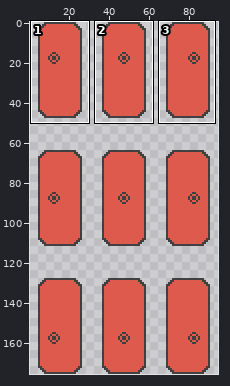
One commit to this pixel-art file: assets/actor/enemy/aseprite/enemy.aseprite. The picture above shows the old version from afar; the outline marks the close-up.
Close-up. Before the commit:
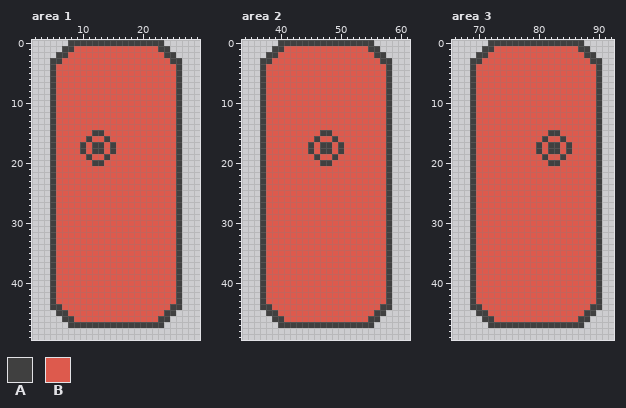
96x176 pixels, 1 frame. Shown: area 1: x 2..29, y 0..49; area 2: x 34..61, y 0..49; area 3: x 66..92, y 0..49. The wide view leaves out empty margins. The commit also changed other parts of the picture, which this record leaves out.
Palette (. is transparent): A #404040  B #dd5a4d
After:
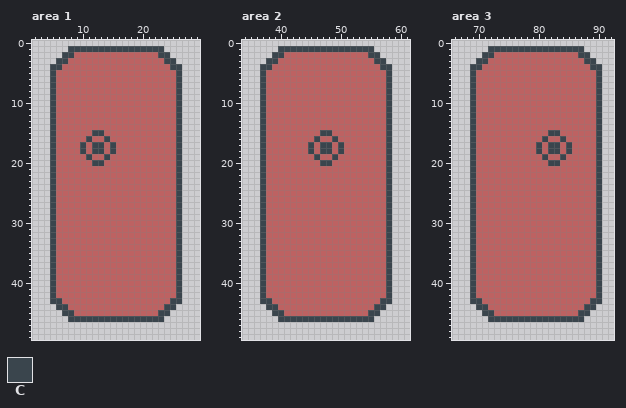
Colours new in this view: C #3a454d
The edit:
colour B: #dd5a4d -> #bd6262
Area 1:
y 0: x 8..23 AAAAAAAAAAAAAAAA -> ................
y 1: x 7..24 AABBBBBBBBBBBBBBAA -> .CCCCCCCCCCCCCCCC.
y 2: x 6..8 AAB -> .CC; x 23..25 BAA -> CC.
y 3: x 5..7 AAB -> .CC; x 24..26 BAA -> CC.
y 4: x 5..6 AB -> CC; x 25..26 BA -> CC
y 5..14: x 5 A -> C; x 26 A -> C
y 15: x 5 A -> C; x 12..13 AA -> CC; x 26 A -> C
y 16: x 5 A -> C; x 11 A -> C; x 14 A -> C; x 26 A -> C
y 17..18: x 5 A -> C; x 10 A -> C; x 12..13 AA -> CC; x 15 A -> C; x 26 A -> C
y 19: x 5 A -> C; x 11 A -> C; x 14 A -> C; x 26 A -> C
y 20: x 5 A -> C; x 12..13 AA -> CC; x 26 A -> C
y 21..42: x 5 A -> C; x 26 A -> C
y 43: x 5..6 AB -> CC; x 25..26 BA -> CC
y 44: x 5..7 AAB -> .CC; x 24..26 BAA -> CC.
y 45: x 6..8 AAB -> .CC; x 23..25 BAA -> CC.
y 46: x 7..24 AABBBBBBBBBBBBBBAA -> .CCCCCCCCCCCCCCCC.
y 47: x 8..23 AAAAAAAAAAAAAAAA -> ................
Area 2:
y 0: x 40..55 AAAAAAAAAAAAAAAA -> ................
y 1: x 39..56 AABBBBBBBBBBBBBBAA -> .CCCCCCCCCCCCCCCC.
y 2: x 38..40 AAB -> .CC; x 55..57 BAA -> CC.
y 3: x 37..39 AAB -> .CC; x 56..58 BAA -> CC.
y 4: x 37..38 AB -> CC; x 57..58 BA -> CC
y 5..14: x 37 A -> C; x 58 A -> C
y 15: x 37 A -> C; x 47..48 AA -> CC; x 58 A -> C
y 16: x 37 A -> C; x 46 A -> C; x 49 A -> C; x 58 A -> C
y 17..18: x 37 A -> C; x 45 A -> C; x 47..48 AA -> CC; x 50 A -> C; x 58 A -> C
y 19: x 37 A -> C; x 46 A -> C; x 49 A -> C; x 58 A -> C
y 20: x 37 A -> C; x 47..48 AA -> CC; x 58 A -> C
y 21..42: x 37 A -> C; x 58 A -> C
y 43: x 37..38 AB -> CC; x 57..58 BA -> CC
y 44: x 37..39 AAB -> .CC; x 56..58 BAA -> CC.
y 45: x 38..40 AAB -> .CC; x 55..57 BAA -> CC.
y 46: x 39..56 AABBBBBBBBBBBBBBAA -> .CCCCCCCCCCCCCCCC.
y 47: x 40..55 AAAAAAAAAAAAAAAA -> ................
Area 3:
y 0: x 72..87 AAAAAAAAAAAAAAAA -> ................
y 1: x 71..88 AABBBBBBBBBBBBBBAA -> .CCCCCCCCCCCCCCCC.
y 2: x 70..72 AAB -> .CC; x 87..89 BAA -> CC.
y 3: x 69..71 AAB -> .CC; x 88..90 BAA -> CC.
y 4: x 69..70 AB -> CC; x 89..90 BA -> CC
y 5..14: x 69 A -> C; x 90 A -> C
y 15: x 69 A -> C; x 82..83 AA -> CC; x 90 A -> C
y 16: x 69 A -> C; x 81 A -> C; x 84 A -> C; x 90 A -> C
y 17..18: x 69 A -> C; x 80 A -> C; x 82..83 AA -> CC; x 85 A -> C; x 90 A -> C
y 19: x 69 A -> C; x 81 A -> C; x 84 A -> C; x 90 A -> C
y 20: x 69 A -> C; x 82..83 AA -> CC; x 90 A -> C
y 21..42: x 69 A -> C; x 90 A -> C
y 43: x 69..70 AB -> CC; x 89..90 BA -> CC
y 44: x 69..71 AAB -> .CC; x 88..90 BAA -> CC.
y 45: x 70..72 AAB -> .CC; x 87..89 BAA -> CC.
y 46: x 71..88 AABBBBBBBBBBBBBBAA -> .CCCCCCCCCCCCCCCC.
y 47: x 72..87 AAAAAAAAAAAAAAAA -> ................
Where, in picture pixels (left, top, right, bottom), the same in both close-ups:
changed: (50, 40, 182, 328)
changed: (260, 40, 392, 328)
changed: (470, 40, 602, 328)
